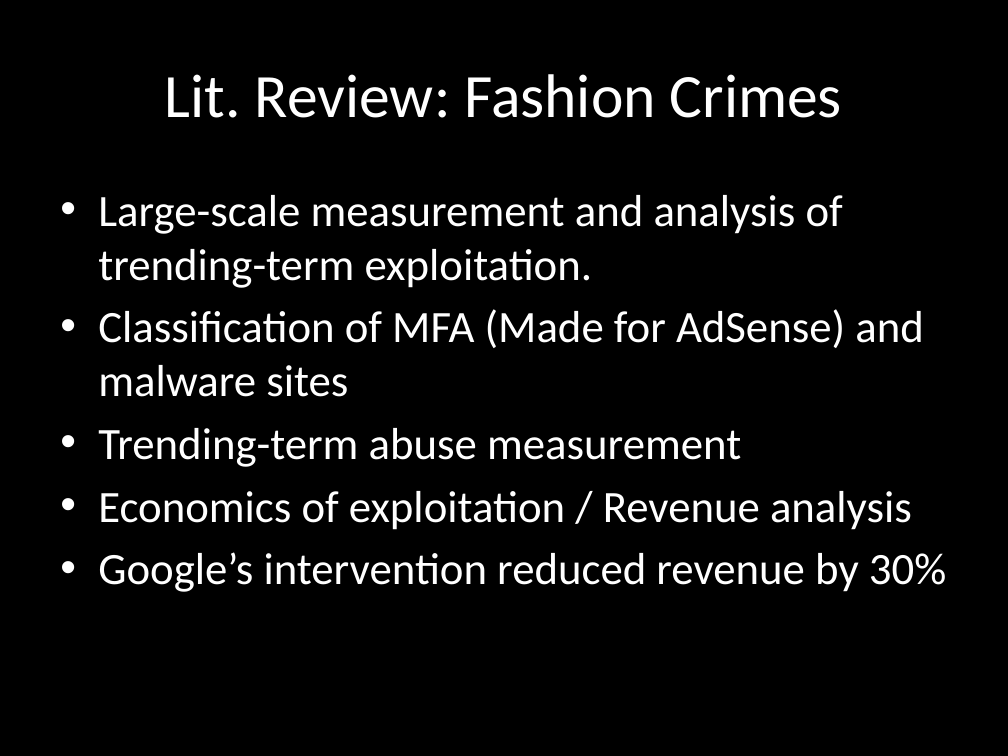
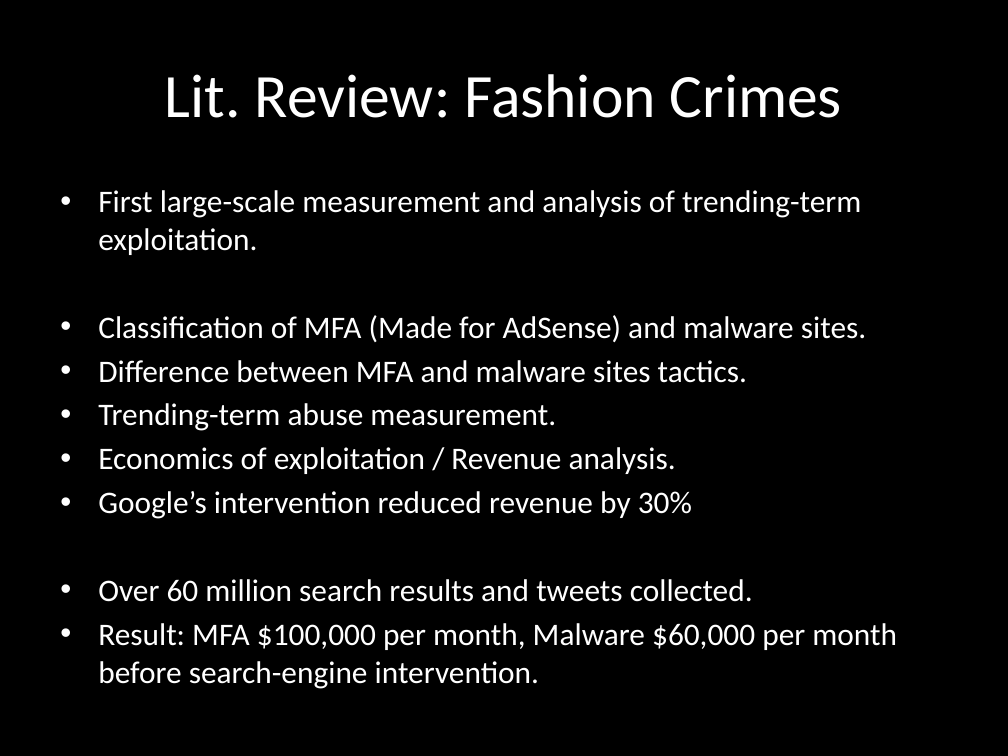
Before and after one commit to chrissorchard/malucrawl, a slide deck: slide 6 of doc/pres1/wk4-progress.pptx (slide 5 before the commit). Drawn at 1008x756 pixels with LibreOffice and Linux fonts; fonts in the diff are those of the drawing; background and template pictures are left out. Boxes give left, top, right and bottom in pixels: in the first picture for what was removed or moved away, otherwise in the second. Text is boxed around its words. In the diff, an @@ line names an element or a change of style, - is before the commit and + after.

Commit message:
Finished presentation (first draft)

```diff
--- a/doc/pres1/wk4-progress.pptx
+++ b/doc/pres1/wk4-progress.pptx
@@ text at [98, 190, 866, 474]: text changed; size 32 to 22.4 pt @@
-• Large-scale measurement and analysis of trending-term exploitation.
-• Classification of MFA (Made for AdSense) and malware sites
-• Trending-term abuse measurement
-• Economics of exploitation / Revenue analysis
+• First large-scale measurement and analysis of trending-term exploitation.
+• Classification of MFA (Made for AdSense) and malware sites.
+• Difference between MFA and malware sites tactics.
+• Trending-term abuse measurement.
+• Economics of exploitation / Revenue analysis.
@@ text at [98, 491, 692, 519]: size 32 to 22.4 pt in "Google’s intervention reduced revenue by 30%"; less space between paragraphs @@
@@ text at [98, 579, 897, 689]: paragraphs added @@
+• Over 60 million search results and tweets collected.
+• Result: MFA $100,000 per month, Malware $60,000 per month before search-engine intervention.
```
Also in this commit, not shown: 6 other slides changed, 2 slides added.
